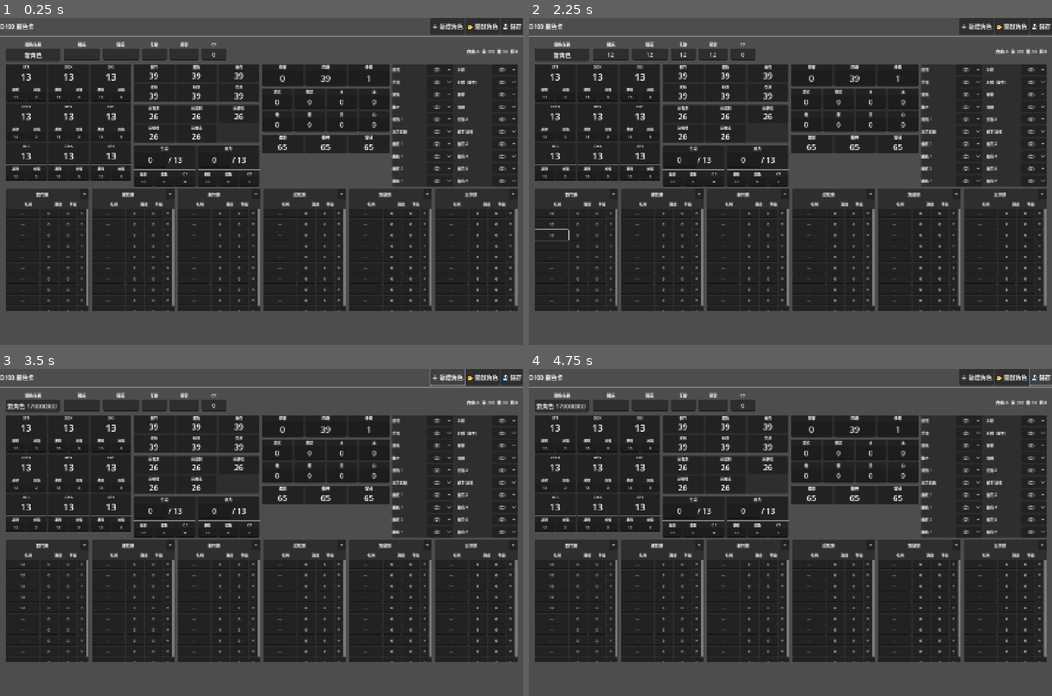
Above: before the commit, frames 1-4 (two rows, left to right).
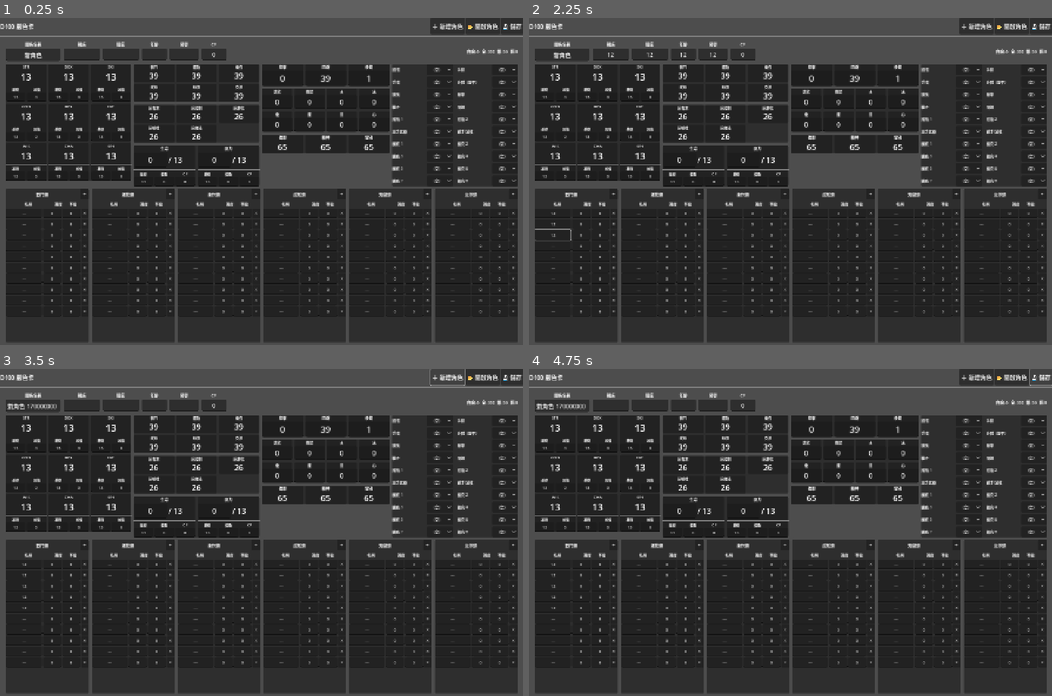
Above: after the commit, the same moments.

Repository: imo-ininder/trpg-sheet
Game: Godot game, scene res://scenes/MainScene.tscn
Two runs of this game, one before a commit and one after it. Both use one fixed random seed, a clock stepped at 60 frames per second and the inputs below.
Inputs (mouse positions are in pixels of both pictures, inside the frame that each line leads up to):
- Up to frame 1 (0.25 s): no input
- Up to frame 2 (2.25 s): click (612, 53) at 0.52 s; type "12" at 0.6 s; click (649, 53) at 0.75 s; type "12" at 0.83 s; click (680, 53) at 0.98 s; type "12" at 1.07 s; click (712, 53) at 1.27 s; type "12" at 1.35 s; click (549, 214) at 1.5 s; type "12" at 1.58 s; click (549, 224) at 1.73 s; type "12" at 1.82 s; click (549, 233) at 2.02 s; type "12" at 2.1 s
- Up to frame 3 (3.5 s): click (20, 597) at 2.25 s; type "12" at 2.33 s; click (20, 607) at 2.48 s; type "12" at 2.57 s; click "＋ 新增角色" at 2.75 s
- Up to frame 4 (4.75 s): click "📂 開啟角色" at 3.5 s; click "💾 儲存" at 4.25 s

The runs differ from the first frame. In frame 1, 11% of the frame differs, in the area x 1-99%, y 58-99%; in frame 2, 11%; in frame 3, 11%; in frame 4, 11%.

Commit message:
fix skill row and item box

Diff:
--- a/scripts/CharacterSheet.gd
+++ b/scripts/CharacterSheet.gd
@@ -36,6 +36,9 @@
 
 # ── 建立 UI ──────────────────────────────────────
 func _ready() -> void:
+	# 讓 CharacterSheet 本身填滿父容器（SheetContainer）
+	size_flags_horizontal = Control.SIZE_EXPAND_FILL
+	size_flags_vertical = Control.SIZE_EXPAND_FILL
 	_build_ui()
 
 func _build_ui() -> void:
